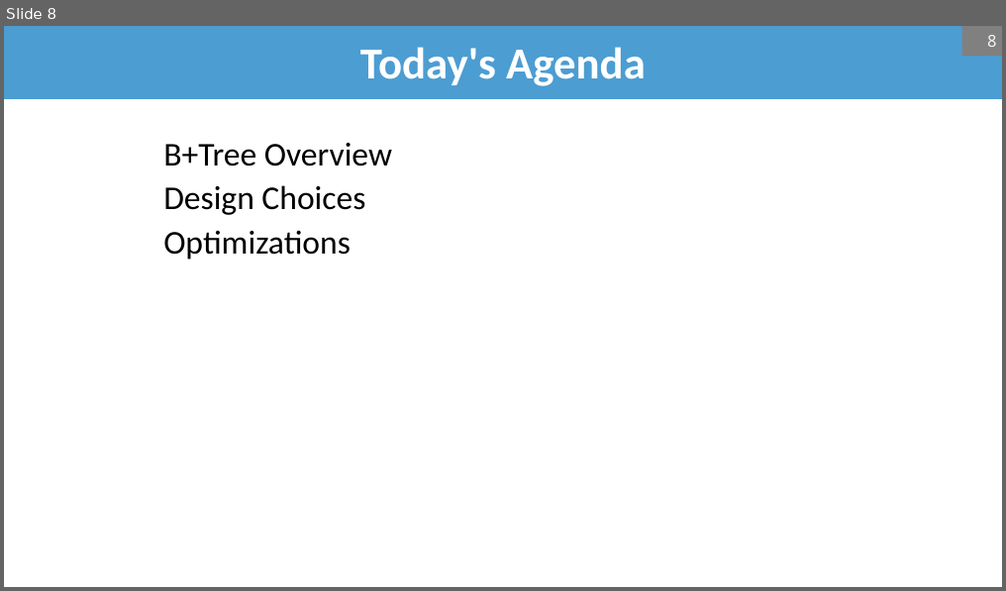
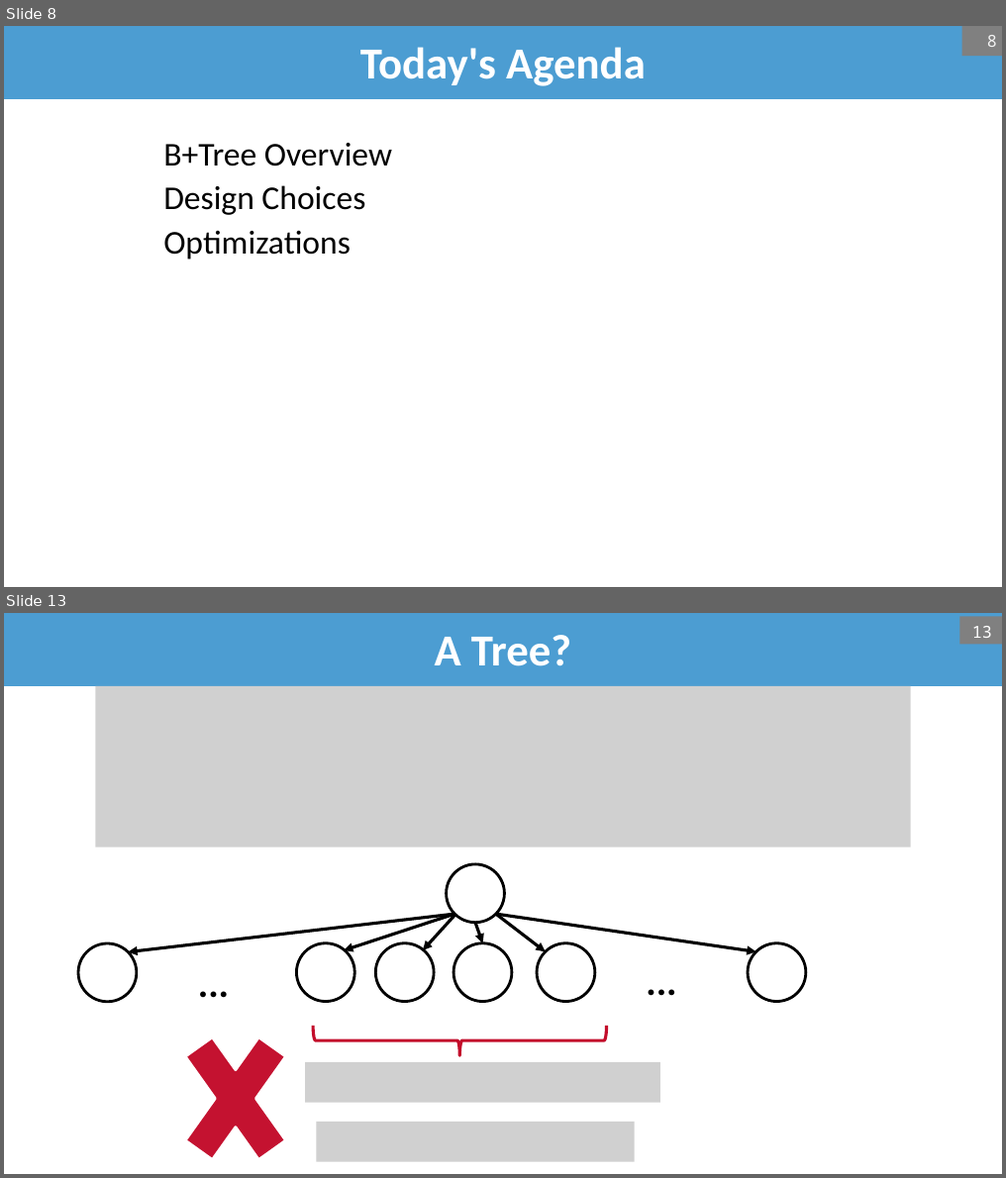
Before and after one commit to bsb20/bsb20.github.io, a slide deck: docs/421_f26/lectures/L7.pptx. Shown one above the other, each under a label of ours: slide 8 before the commit, slides 8 and 13 after it; the slides between them are not shown. The pictures are 1006x591 and 1006x1178 pixels, drawn with LibreOffice and Linux fonts; fonts in the diff are those of the drawing; grey boxes stand for pictures; background and template pictures are left out. Boxes give left, top, right and bottom in pixels: in the first picture for what was removed or moved away, otherwise in the second. Text is boxed around its words. In the diff, an @@ line names an element or a change of style, - is before the commit and + after.

Commit message:
COMP 421: post L7 slides (b plus tree)

```diff
--- a/docs/421_f26/lectures/L7.pptx
+++ b/docs/421_f26/lectures/L7.pptx
@@ slide 13 added at bbox=[4, 613, 1002, 1174], background #FFFFFF @@
@@ title added at bbox=[4, 613, 1002, 686], fill #4C9DD2, 32 pt, text #FFFFFF, bold @@
+A Tree?
@@ page number added at bbox=[960, 616, 1002, 644], fill #808080, 12 pt, text #FFFFFF @@
+13
@@ picture added at bbox=[96, 686, 911, 848] @@
@@ ellipse added at bbox=[447, 864, 504, 922], fill #FFFFFF, outline #000000 2 pt @@
@@ arrow added from (455, 914) to (128, 953), #000000 2.25 pt @@
@@ arrow added from (455, 914) to (344, 951), #000000 2.25 pt @@
@@ arrow added from (455, 915) to (423, 951), #000000 2.25 pt @@
@@ arrow added from (475, 922) to (483, 944), #000000 2.25 pt @@
@@ arrow added from (496, 914) to (756, 953), #000000 2.25 pt @@
@@ arrow added from (496, 914) to (545, 953), #000000 2.25 pt @@
@@ ellipse added at bbox=[78, 944, 136, 1001], fill #FFFFFF, outline #000000 2 pt @@
@@ text added at bbox=[187, 954, 262, 1010], 28 pt, text #000000, bold @@
+...
@@ ellipse added at bbox=[296, 944, 354, 1001], fill #FFFFFF, outline #000000 2 pt @@
@@ ellipse added at bbox=[375, 944, 433, 1001], fill #FFFFFF, outline #000000 2 pt @@
@@ ellipse added at bbox=[454, 944, 512, 1001], fill #FFFFFF, outline #000000 2 pt @@
@@ ellipse added at bbox=[537, 944, 595, 1001], fill #FFFFFF, outline #000000 2 pt @@
@@ text added at bbox=[636, 953, 711, 1009], 28 pt, text #000000, bold @@
+...
@@ ellipse added at bbox=[747, 944, 805, 1001], fill #FFFFFF, outline #000000 2 pt @@
@@ cross added at bbox=[164, 999, 306, 1174], fill #C41230, outline #FFFFFF 2 pt @@
@@ left brace added at bbox=[313, 1026, 607, 1057], outline #C40D2C 2.25 pt @@
@@ picture added at bbox=[305, 1062, 660, 1102] @@
@@ picture added at bbox=[317, 1122, 635, 1161] @@
```
Also in this commit, not shown: 5 slides changed, 5 other slides added, 1 other file.
